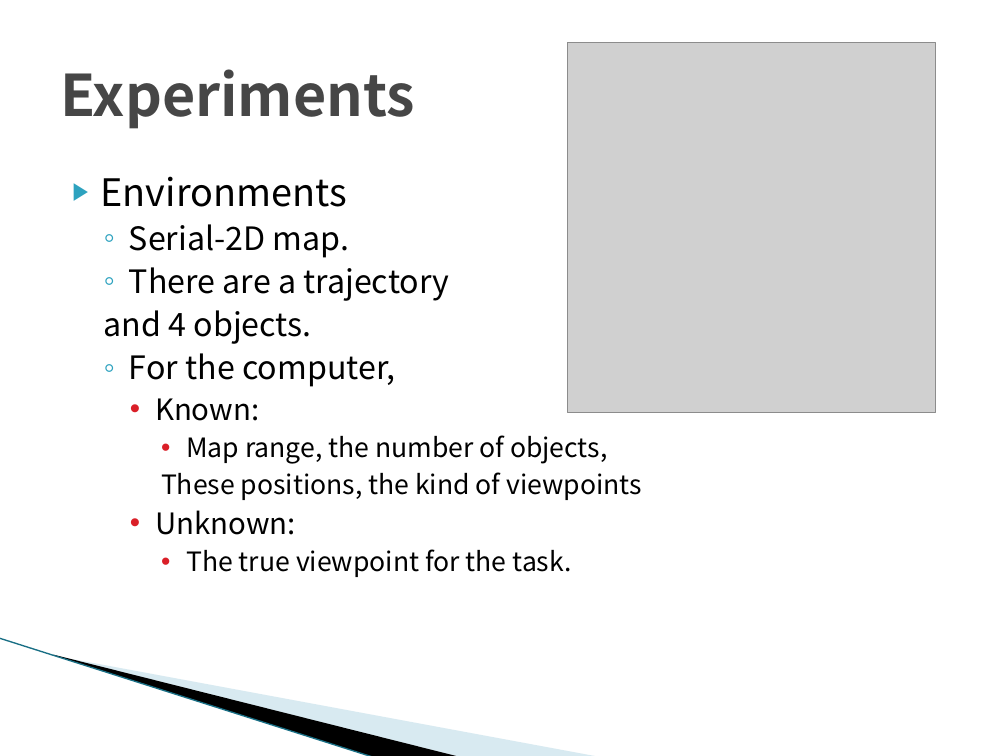
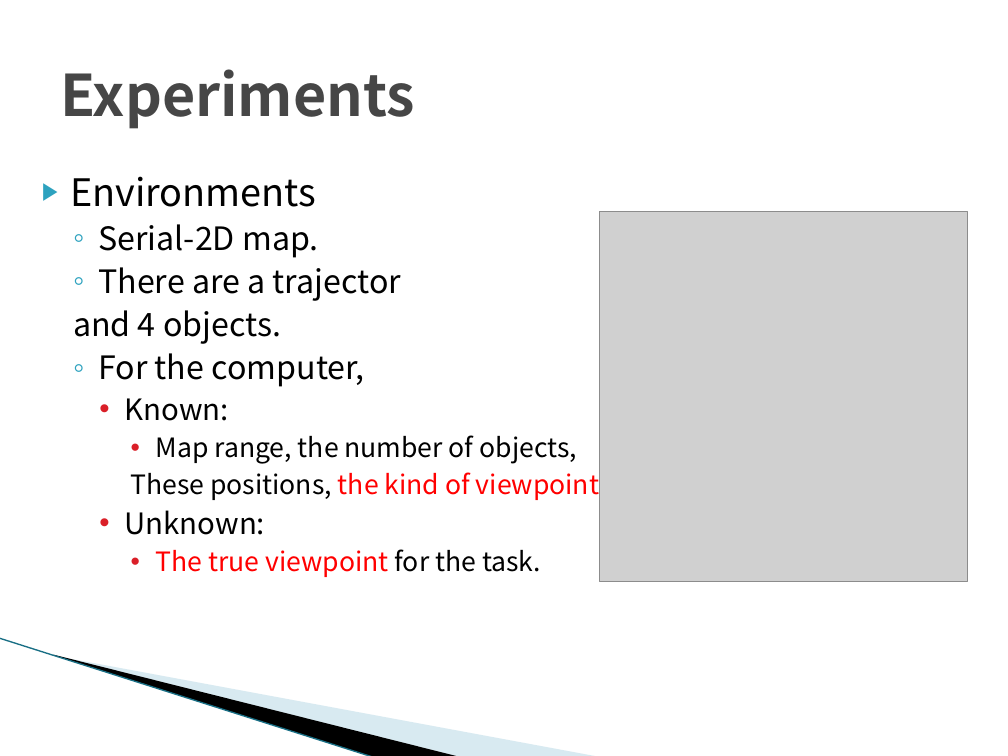
Before and after one commit to TetsuyaKomota/GitforEclipseTest, a slide deck: slide 17 of IntentionLearning/memo/Understanding Intentions(for seminar).pptx (slide 11 before the commit). Drawn at 1008x756 pixels with LibreOffice and Linux fonts; fonts in the diff are those of the drawing; grey boxes stand for pictures; background and template pictures are left out. Boxes give left, top, right and bottom in pixels: in the first picture for what was removed or moved away, otherwise in the second. Text is boxed around its words. In the diff, an @@ line names an element or a change of style, - is before the commit and + after.

```diff
--- a/IntentionLearning/memo/Understanding Intentions(for seminar).pptx
+++ b/IntentionLearning/memo/Understanding Intentions(for seminar).pptx
@@ text "Environments": place and size @@
-text "Environments" at <box>101,176,641,577</box>
+text "Environments" at <box>70,176,611,577</box>
@@ picture: place and size @@
-picture at <box>568,42,935,412</box>
+picture at <box>599,212,967,582</box>
@@ text at <box>98,267,401,301</box>: text changed @@
-  ◦ There are a trajectory
+  ◦ There are a trajector
@@ text at <box>131,467,611,577</box>: text colour #000000 to #FF0000 in "the kind of viewpoints", "The true viewpoint" @@
```
Also in this commit, not shown: 12 other slides changed, 6 slides added, 2 other files.
